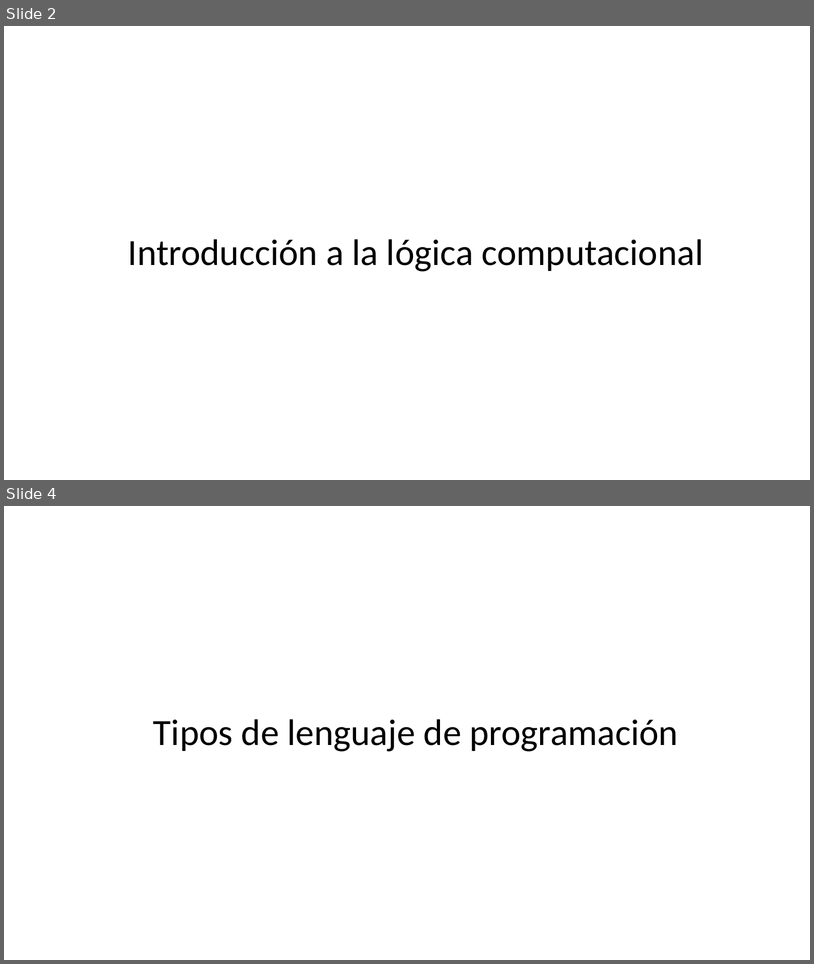
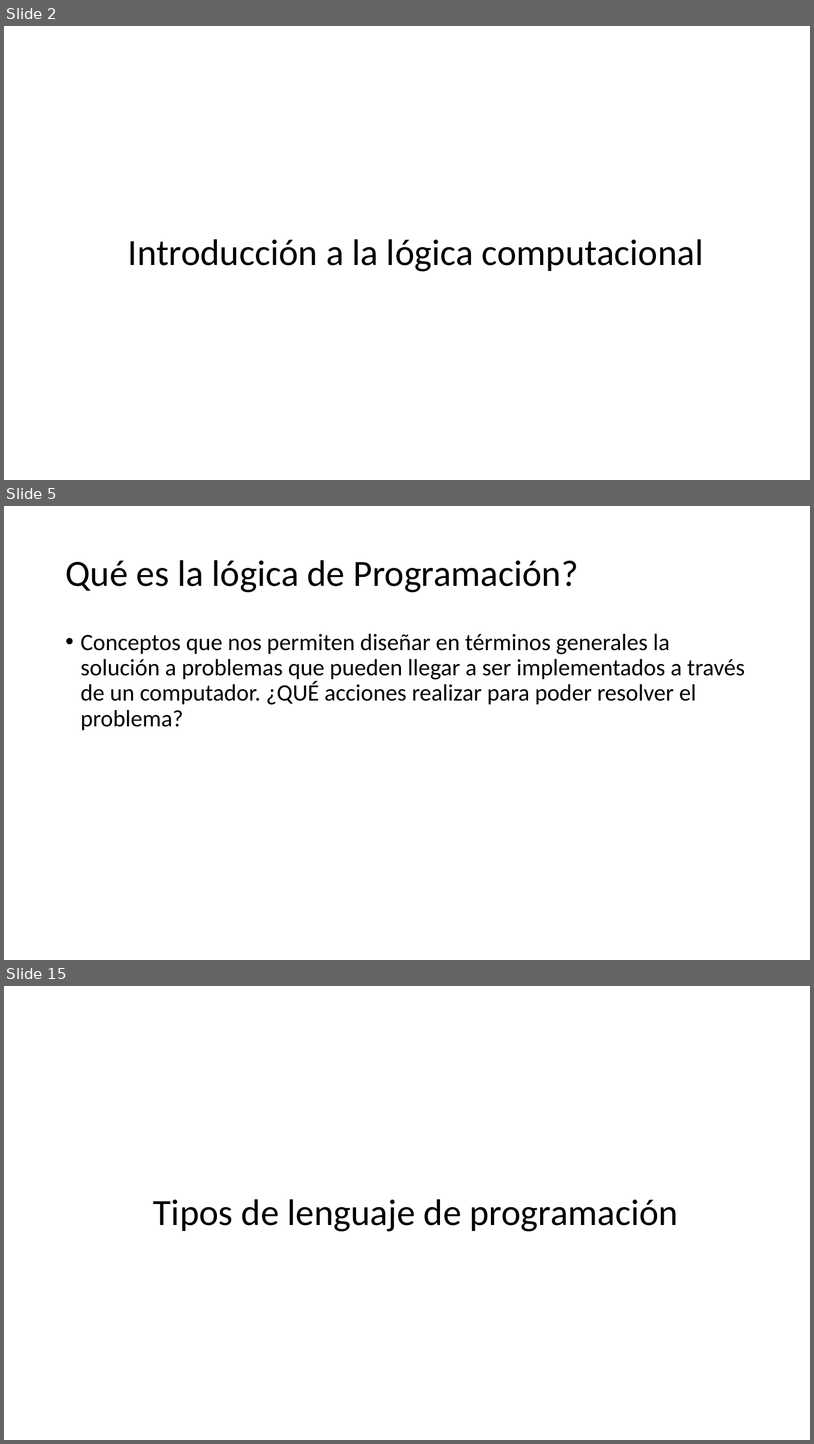
Before and after one commit to jcontrolresearch/StructuredProgramming, a slide deck: Slides/Chapter1-Overview/[1.1]Programming_Lenguages.pptx. Shown one above the other, each under a label of ours: slides 2 and 4 before the commit, slides 2, 5 and 15 after it; the slides between them are not shown. The pictures are 814x964 and 814x1444 pixels, drawn with LibreOffice and Linux fonts; fonts in the diff are those of the drawing. Boxes give left, top, right and bottom in pixels: in the first picture for what was removed or moved away, otherwise in the second. Text is boxed around its words. In the diff, an @@ line names an element or a change of style, - is before the commit and + after.

```diff
--- a/Slides/Chapter1-Overview/[1.1]Programming_Lenguages.pptx
+++ b/Slides/Chapter1-Overview/[1.1]Programming_Lenguages.pptx
@@ slide 5 added at <box>4,506,810,960</box>, background #FFFFFF @@
@@ title added at <box>65,560,578,592</box>, 44 pt, text #000000 @@
+Qué es la lógica de Programación?
@@ text added at <box>81,633,745,730</box>, 28 pt, text #000000 @@
+• Conceptos que nos permiten diseñar en términos generales la solución a problemas que pueden llegar a ser implementados a través de un computador. ¿QUÉ acciones realizar para poder resolver el problema?
@@ what was slide 4 is now slide 15 @@
```
Also in this commit, not shown: 11 other slides added, 1 slide removed.
